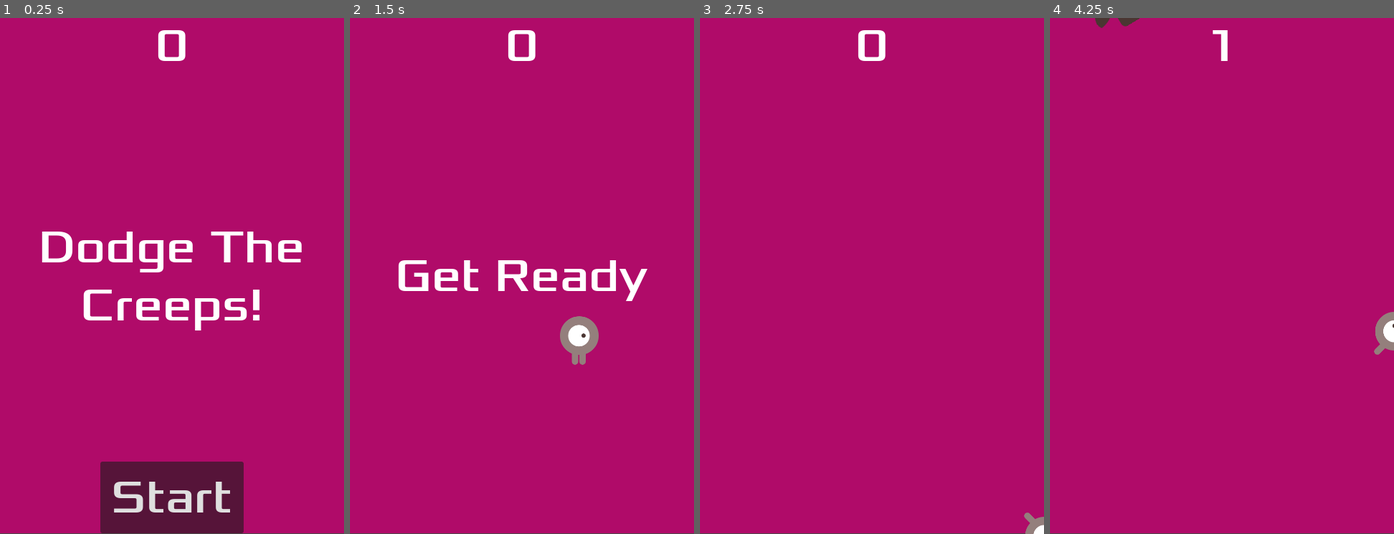
Above: before the commit, frames 1-4 (left to right).
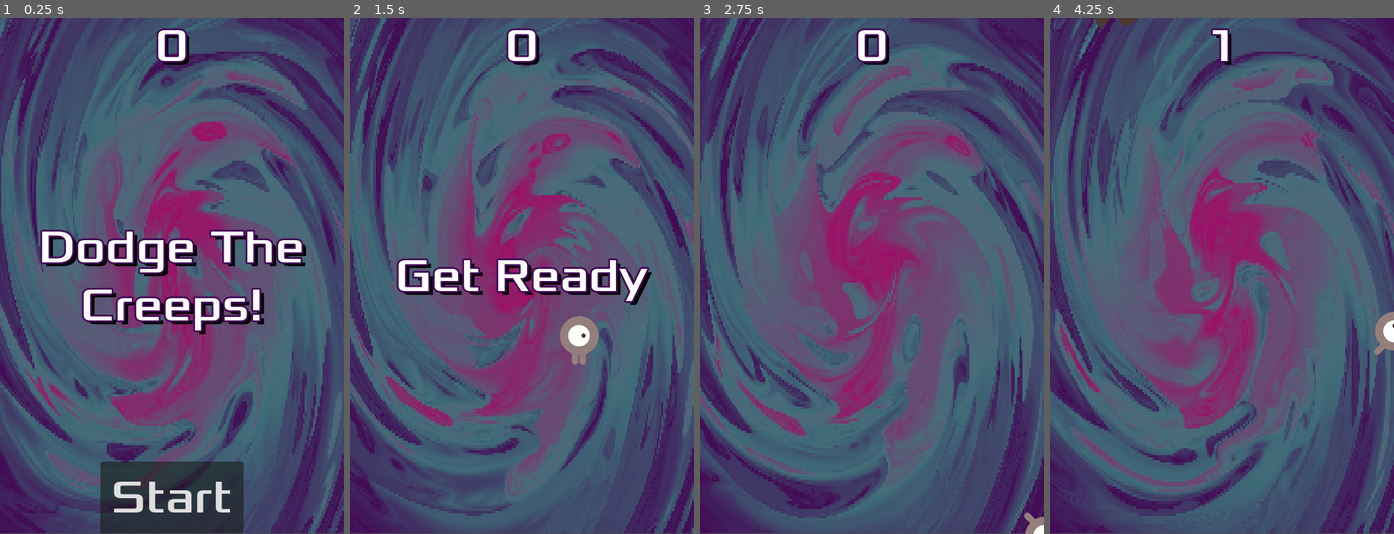
Above: after the commit, the same moments.

Repository: Sauleline/at2Colaborative
Game: Godot game, scene res://main.tscn
Same seed, same stepped clock (60 frames per second), same inputs: the game is played once before the commit and once after it.
Inputs:
- Up to frame 1 (0.25 s): no input
- Up to frame 2 (1.5 s): click "Start" at 0.5 s; hold Right (move_right) from 1.28 s (still down)
- Up to frame 3 (2.75 s): release Right (move_right) at 2.03 s; hold Down (move_down) from 2.03 s (still down)
- Up to frame 4 (4.25 s): release Down (move_down) at 2.78 s; hold Right (move_right) 2.78-3.53 s; hold Up (move_up) from 3.53 s (still down)

The runs differ from the first frame. In frame 1, 96% of the frame differs, in the area x 0-100%, y 0-100%; in frame 2, 97%; in frame 3, 99%; in frame 4, 99%.

Commit message:
i added a cool background
(stole it)

Diff:
--- /dev/null
+++ b/at2Colaborative/hud.gdshader
@@ -0,0 +1,14 @@
+shader_type canvas_item;
+
+void vertex() {
+	// Called for every vertex the material is visible on.
+}
+
+void fragment() {
+	// Called for every pixel the material is visible on.
+}
+
+//void light() {
+//	// Called for every pixel for every light affecting the CanvasItem.
+//	// Uncomment to replace the default light processing function with this one.
+//}
--- a/at2Colaborative/hud.tscn
+++ b/at2Colaborative/hud.tscn
@@ -11,6 +11,12 @@
 anchor_right = 1.0
 offset_bottom = 78.0
 grow_horizontal = 2
+theme_override_colors/font_color = Color(1, 1, 1, 1)
+theme_override_colors/font_shadow_color = Color(0, 0, 0, 1)
+theme_override_colors/font_outline_color = Color(0.258824, 0.0392157, 0.333333, 1)
+theme_override_constants/shadow_offset_x = 5
+theme_override_constants/shadow_offset_y = 5
+theme_override_constants/outline_size = 10
 theme_override_fonts/font = ExtResource("1_37p78")
 theme_override_font_sizes/font_size = 64
 text = "0"
@@ -29,6 +35,12 @@
 offset_bottom = 37.5
 grow_horizontal = 2
 grow_vertical = 2
+theme_override_colors/font_color = Color(1, 1, 1, 1)
+theme_override_colors/font_shadow_color = Color(0, 0, 0, 1)
+theme_override_colors/font_outline_color = Color(0.258824, 0.0392157, 0.333333, 1)
+theme_override_constants/shadow_offset_x = 6
+theme_override_constants/shadow_offset_y = 5
+theme_override_constants/outline_size = 10
 theme_override_fonts/font = ExtResource("1_37p78")
 theme_override_font_sizes/font_size = 64
 text = "Dodge The Creeps!"
@@ -49,6 +61,7 @@
 offset_bottom = -1.0
 grow_horizontal = 2
 grow_vertical = 0
+theme_override_constants/outline_size = 0
 theme_override_fonts/font = ExtResource("1_37p78")
 theme_override_font_sizes/font_size = 64
 text = "Start"
--- /dev/null
+++ b/at2Colaborative/main.gdshader
@@ -0,0 +1,71 @@
+shader_type canvas_item;
+//I DONT OWN THIS i just took it directly from balatros source code teehee
+//and then converted it into godots shader language myself
+//shoutouts localthunk, buy balatro
+
+uniform bool polar_coordinates = false;  //cool polar coordinates effect
+uniform vec2 polar_center = vec2(0.5);
+uniform float polar_zoom = 1.;
+uniform float polar_repeat = 1.;
+
+uniform highp float spin_rotation;
+uniform highp float spin_speed = 1;
+uniform highp vec2 offset = vec2(0., 0.);
+uniform highp vec4 colour_1 : source_color;
+uniform highp vec4 colour_2 : source_color;
+uniform highp vec4 colour_3 : source_color;
+uniform highp float contrast = 2.;
+uniform highp float spin_amount = 0.36;
+uniform highp float pixel_filter = 700.;
+#define SPIN_EASE 1.0
+
+
+vec4 effect(vec2 screenSize, vec2 screen_coords){
+	//Convert to UV coords (0-1) and floor for pixel effect
+	highp float pixel_size = length(screenSize.xy) / pixel_filter;
+    highp vec2 uv = (floor(screen_coords.xy*(1./pixel_size))*pixel_size - 0.5*screenSize.xy)/length(screenSize.xy) - offset;
+    highp float uv_len = length(uv);
+
+	//Adding in a center swirl, changes with time. Only applies meaningfully if the 'spin amount' is a non-zero number
+    highp float speed = (spin_rotation*SPIN_EASE*0.2) + 302.2;
+    highp float new_pixel_angle = (atan(uv.y, uv.x)) + speed - SPIN_EASE*20.*(1.*spin_amount*uv_len + (1. - 1.*spin_amount));
+    highp vec2 mid = (screenSize.xy/length(screenSize.xy))/2.;
+    uv = (vec2((uv_len * cos(new_pixel_angle) + mid.x), (uv_len * sin(new_pixel_angle) + mid.y)) - mid);
+
+	//Now add the paint effect to the swirled UV
+    uv *= 30.;
+    speed = TIME*(spin_speed);
+	highp vec2 uv2 = vec2(uv.x+uv.y);
+
+	for(int i=0; i < 5; i++) {
+		uv2 += sin(max(uv.x, uv.y)) + uv;
+		uv  += 0.5*vec2(cos(5.1123314 + 0.353*uv2.y + speed*0.131121),sin(uv2.x - 0.113*speed));
+		uv  -= 1.0*cos(uv.x + uv.y) - 1.0*sin(uv.x*0.711 - uv.y);
+	}
+
+	//Make the paint amount range from 0 - 2
+    highp float contrast_mod = (0.25*contrast + 0.5*spin_amount + 1.2);
+	highp float paint_res = min(2., max(0.,length(uv)*(0.035)*contrast_mod));
+    highp float c1p = max(0.,1. - contrast_mod*abs(1.-paint_res));
+    highp float c2p = max(0.,1. - contrast_mod*abs(paint_res));
+    highp float c3p = 1. - min(1., c1p + c2p);
+
+
+	highp vec4 ret_col = (0.3/contrast)*colour_1 + (1. - 0.3/contrast)*(colour_1*c1p + colour_2*c2p + vec4(c3p*colour_3.rgb, c3p*colour_1.a));
+	return ret_col;
+}
+
+vec2 polar_coords(vec2 uv, vec2 center, float zoom, float repeat){
+	vec2 dir = uv - center;
+	float radius = length(dir) * 2.0;
+	float angle = atan(dir.y , dir.x) * 1.0 / (PI * 2.0);
+	return mod(vec2(radius * zoom, angle * repeat), 1.0);
+}
+
+void fragment() {
+	vec2 polarCoords = UV;
+	if (polar_coordinates){
+		polarCoords = polar_coords(UV.xy, polar_center, polar_zoom, polar_repeat);
+	}
+	COLOR *= effect(TEXTURE_PIXEL_SIZE, polarCoords);
+}
--- a/at2Colaborative/main.tscn
+++ b/at2Colaborative/main.tscn
@@ -1,9 +1,26 @@
-[gd_scene load_steps=6 format=3 uid="uid://c2e341j0fey3i"]
+[gd_scene load_steps=8 format=3 uid="uid://c2e341j0fey3i"]
 
 [ext_resource type="Script" uid="uid://bdaain4ocyya2" path="res://main.gd" id="1_h2yge"]
 [ext_resource type="PackedScene" uid="uid://dd8pi5bkm2ib0" path="res://player.tscn" id="1_ig7tw"]
 [ext_resource type="PackedScene" uid="uid://dovh7idvftt0t" path="res://mob.tscn" id="2_1bvp3"]
+[ext_resource type="Shader" uid="uid://c0xbt0jdme1rs" path="res://main.gdshader" id="3_lquwl"]
 [ext_resource type="PackedScene" uid="uid://de20p3g88nv06" path="res://hud.tscn" id="4_1bvp3"]
+
+[sub_resource type="ShaderMaterial" id="ShaderMaterial_7mycd"]
+shader = ExtResource("3_lquwl")
+shader_parameter/polar_coordinates = false
+shader_parameter/polar_center = Vector2(0.5, 0.5)
+shader_parameter/polar_zoom = 1.0
+shader_parameter/polar_repeat = 1.0
+shader_parameter/spin_rotation = 0.0
+shader_parameter/spin_speed = 10.0
+shader_parameter/offset = Vector2(0, 0)
+shader_parameter/colour_1 = Color(0.258824, 0.0392157, 0.333333, 1)
+shader_parameter/colour_2 = Color(0.690196, 0.0431373, 0.411765, 1)
+shader_parameter/colour_3 = Color(0.239931, 0.549719, 0.518636, 1)
+shader_parameter/contrast = 2.0
+shader_parameter/spin_amount = 0.36
+shader_parameter/pixel_filter = 300.0
 
 [sub_resource type="Curve2D" id="Curve2D_0xm2m"]
 _data = {
@@ -16,14 +33,15 @@
 mob_scene = ExtResource("2_1bvp3")
 
 [node name="ColorRect" type="ColorRect" parent="."]
+material = SubResource("ShaderMaterial_7mycd")
 offset_top = -1.0
 offset_right = 480.0
 offset_bottom = 719.0
-color = Color(0.690196, 0.0431373, 0.411765, 1)
 
 [node name="Player" parent="." instance=ExtResource("1_ig7tw")]
 
 [node name="MobTimer" type="Timer" parent="."]
+wait_time = 0.5
 
 [node name="ScoreTimer" type="Timer" parent="."]
 
--- a/at2Colaborative/mob.tscn
+++ b/at2Colaborative/mob.tscn
@@ -46,7 +46,7 @@
 
 [sub_resource type="CapsuleShape2D" id="CapsuleShape2D_jbnni"]
 radius = 37.0
-height = 102.0
+height = 100.0
 
 [node name="Mob" type="RigidBody2D" groups=["mobs"]]
 rotation = 1.5708
Not shown, added: at2Colaborative/hud.gdshader.uid
Not shown, added: at2Colaborative/main.gdshader.uid
